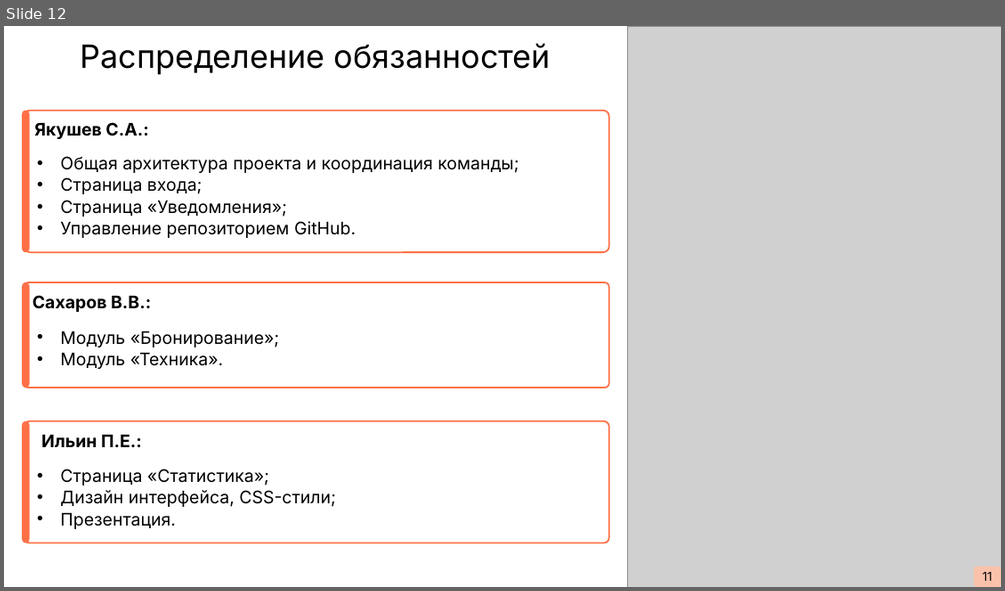
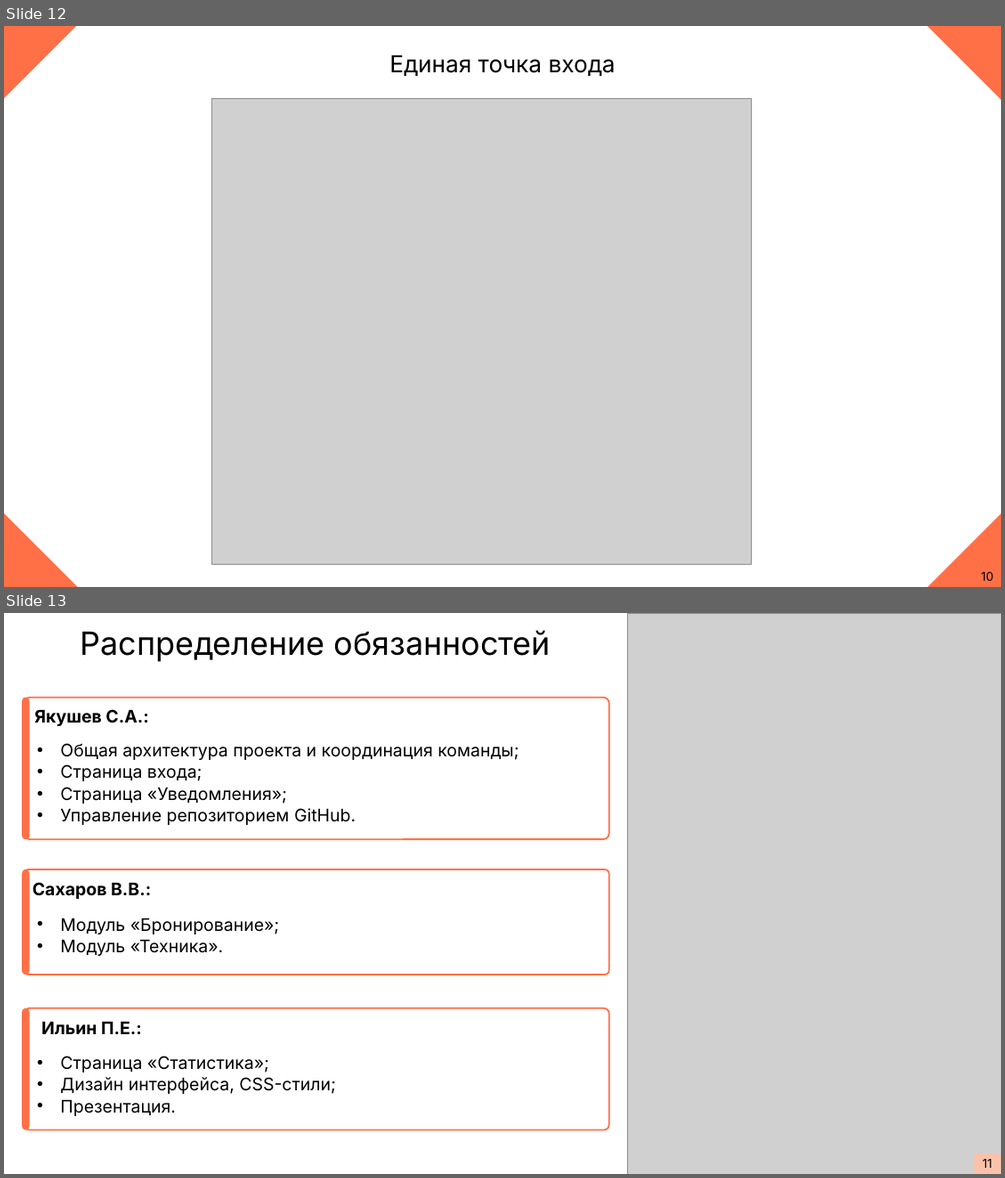
Before and after one commit to Ratarion/LaundrySystem, a slide deck: wiki/2КТ.pptx. Shown one above the other, each under a label of ours: slide 12 before the commit, slides 12 and 13 after it. The pictures are 1005x591 and 1005x1178 pixels, drawn with LibreOffice and Linux fonts; fonts in the diff are those of the drawing; grey boxes stand for pictures. Boxes give left, top, right and bottom in pixels: in the first picture for what was removed or moved away, otherwise in the second. Text is boxed around its words. In the diff, an @@ line names an element or a change of style, - is before the commit and + after.

Commit message:
Завершенная призентация

```diff
--- a/wiki/2КТ.pptx
+++ b/wiki/2КТ.pptx
@@ slide 12 added at (x1=4, y1=26, x2=1001, y2=587), background #FFFFFF; not listed: 1 template element that a slide beside it also shows @@
@@ right triangle added at (x1=4, y1=26, x2=78, y2=98), fill #FF7047 @@
@@ right triangle added at (x1=927, y1=26, x2=1001, y2=100), fill #FF7047 @@
@@ text added at (x1=389, y1=55, x2=615, y2=76), 27 pt, text #000000 @@
+Единая точка входа
@@ picture added at (x1=212, y1=98, x2=752, y2=564) @@
@@ right triangle added at (x1=4, y1=513, x2=78, y2=587), fill #FF7047 @@
@@ right triangle added at (x1=927, y1=513, x2=1001, y2=587), fill #FF7047 @@
@@ text added at (x1=981, y1=572, x2=994, y2=580), 14 pt, text #000000 @@
+10
@@ what was slide 12 is now slide 13 @@
```
